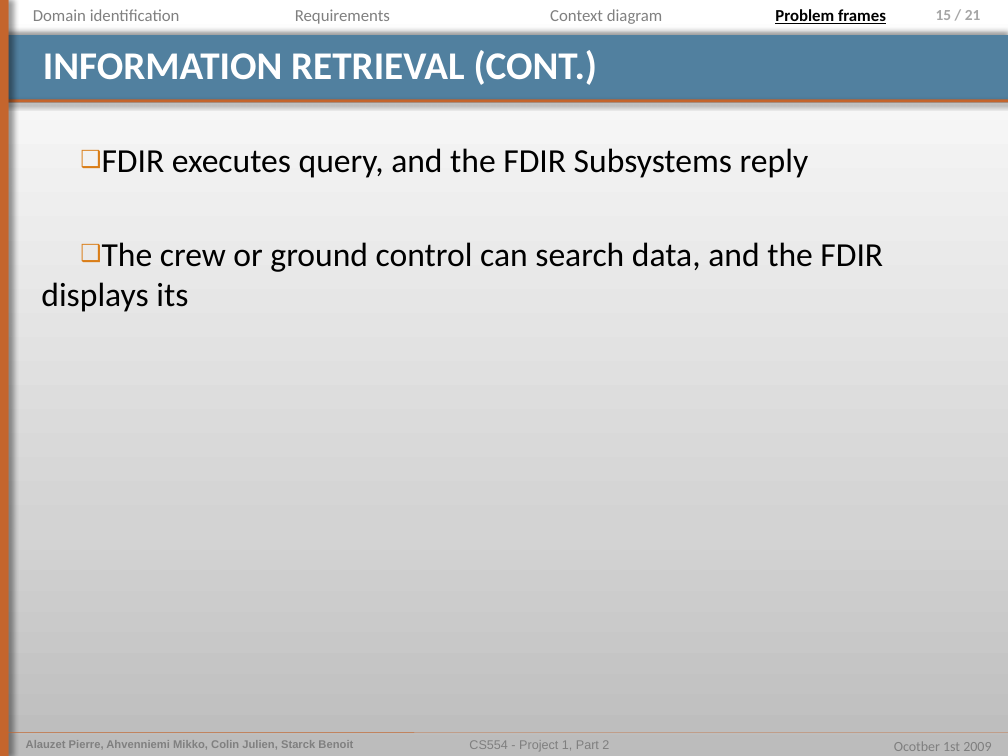
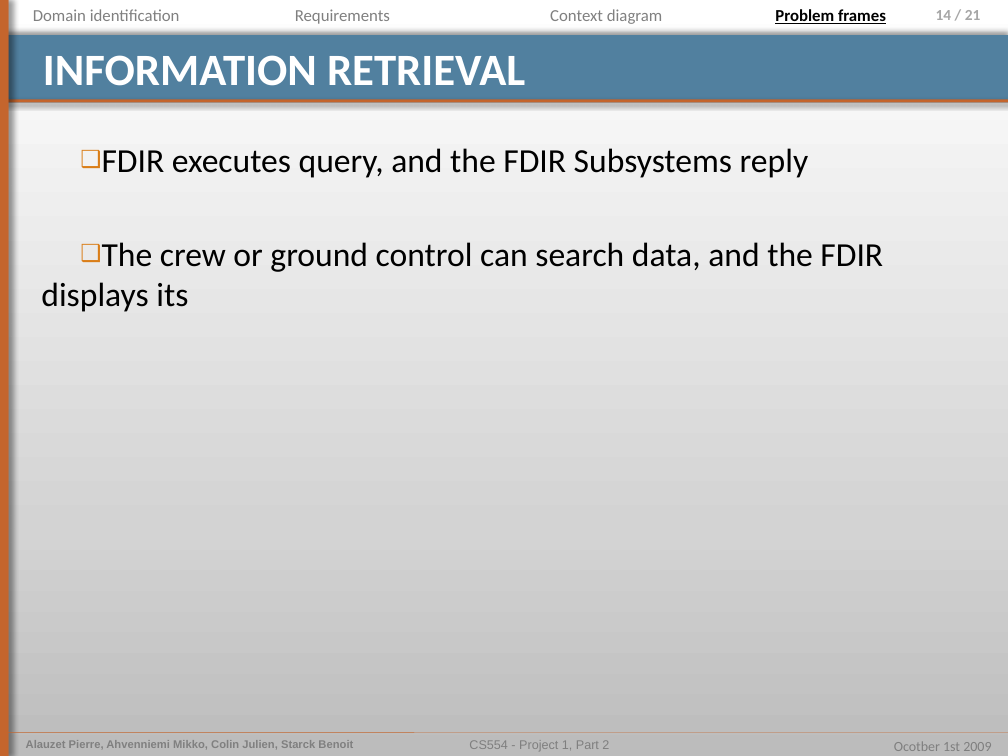
Before and after one commit to pierrealauzet/euroteam, a slide deck: slide 14 of Project 1/Part 2/CS554_EuroTeam_Problem_Frames.pptx (slide 15 before the commit). Drawn at 1008x756 pixels with LibreOffice and Linux fonts; fonts in the diff are those of the drawing. Boxes give left, top, right and bottom in pixels: in the first picture for what was removed or moved away, otherwise in the second. Text is boxed around its words. In the diff, an @@ line names an element or a change of style, - is before the commit and + after.

```diff
--- a/Project 1/Part 2/CS554_EuroTeam_Problem_Frames.pptx
+++ b/Project 1/Part 2/CS554_EuroTeam_Problem_Frames.pptx
@@ page number at bbox=[936, 10, 981, 20]: text changed @@
-15 / 21
+14 / 21
@@ title at bbox=[43, 55, 525, 86]: text changed; size 28 to 32 pt @@
-INFORMATION RETRIEVAL (CONT.)
+INFORMATION RETRIEVAL
```
Also in this commit, not shown: 15 other slides changed, 1 slide added, 1 other file.
